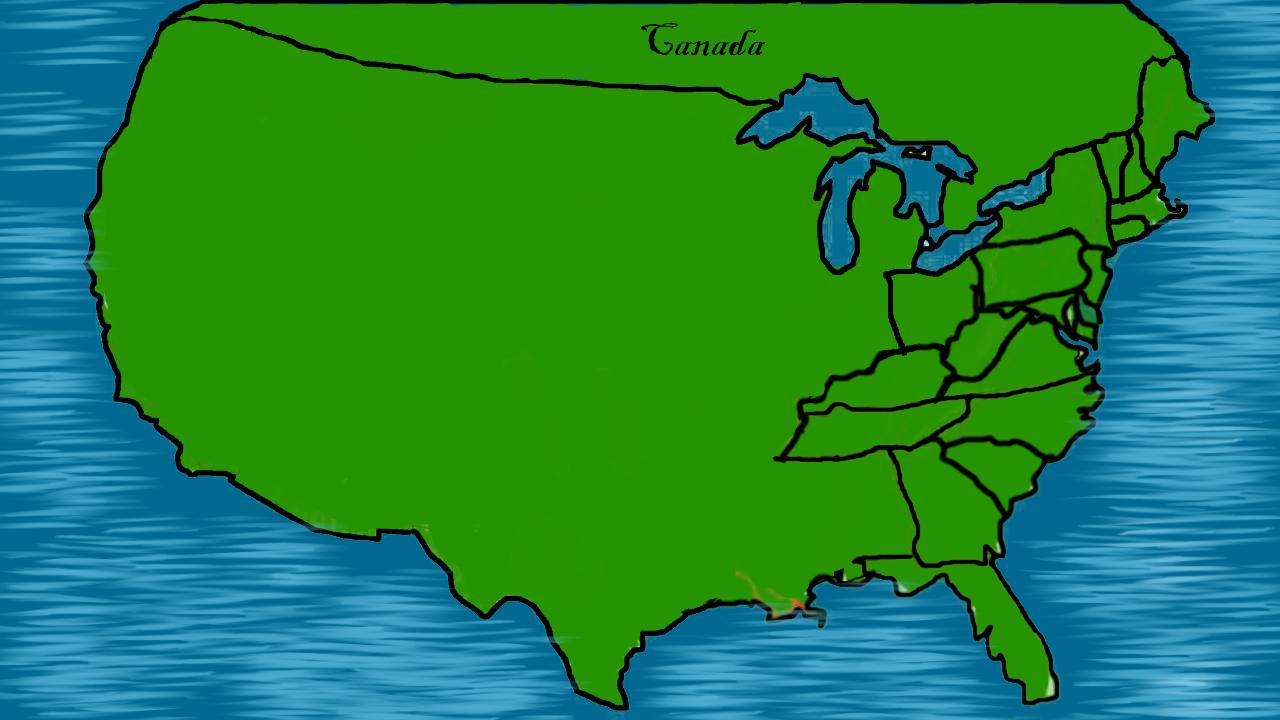
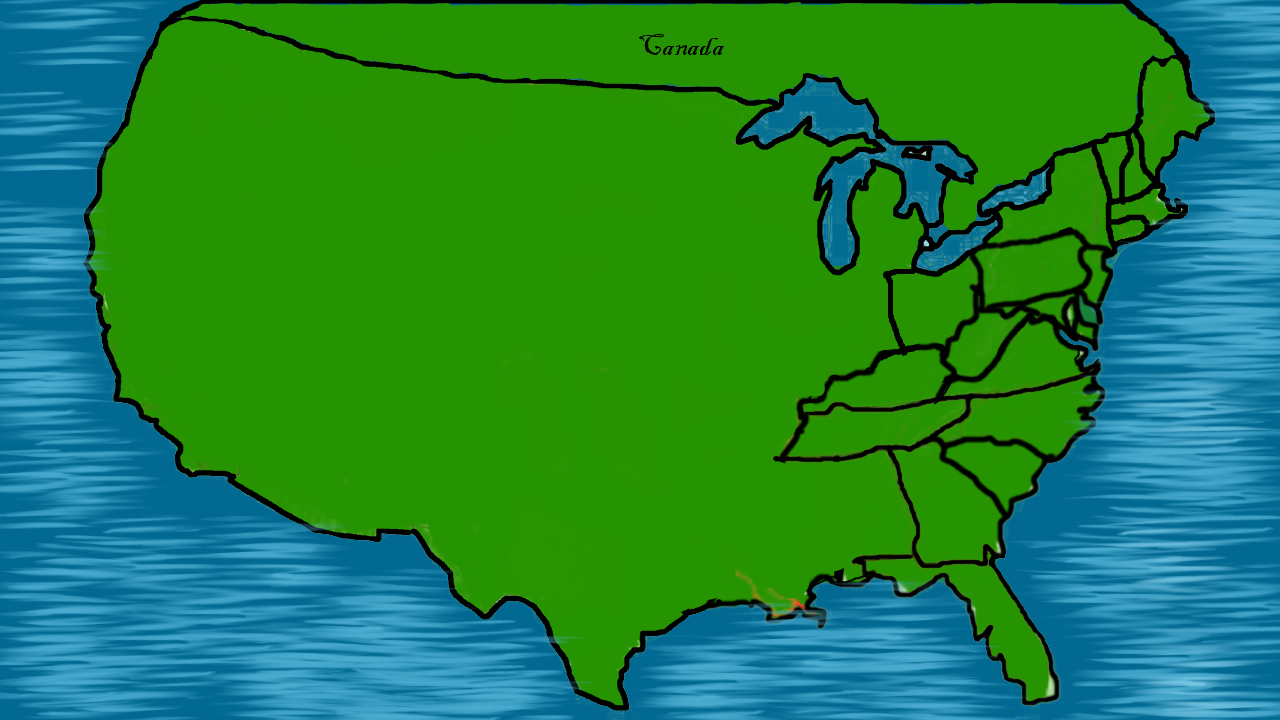
Two versions of the same layered image (1280 × 720). Layer-by-layer changes:
pixels changed over [639, 23, 765, 56] (layer not identified)
